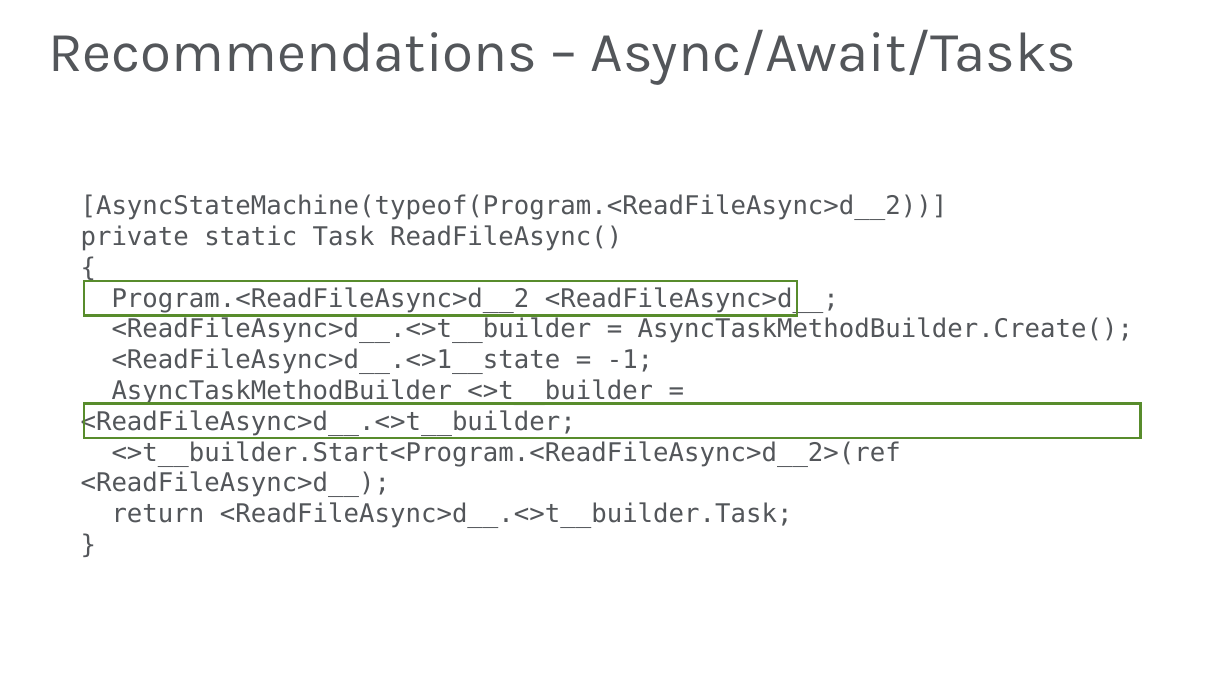
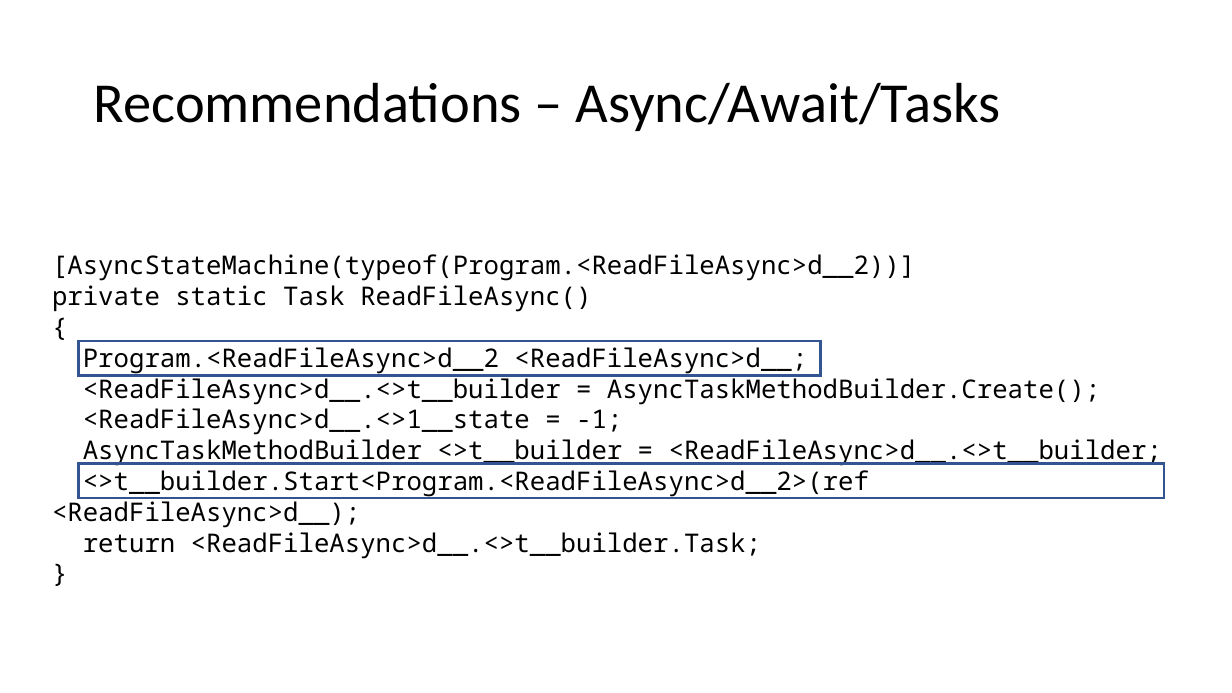
Before and after one commit to JasonBock/Presentations, a slide deck: slide 31 of Concurrent Programming in .NET.pptx. Drawn at 1232x693 pixels with LibreOffice and Linux fonts; fonts in the diff are those of the drawing; background and template pictures are left out. Boxes give left, top, right and bottom in pixels: in the first picture for what was removed or moved away, otherwise in the second. Text is boxed around its words. In the diff, an @@ line names an element or a change of style, - is before the commit and + after.

```diff
--- a/Concurrent Programming in .NET.pptx
+++ b/Concurrent Programming in .NET.pptx
@@ title "Recommendations – Async/Await/Tasks": place and size @@
-title "Recommendations – Async/Await/Tasks" at box(48, 29, 1077, 85)
+title "Recommendations – Async/Await/Tasks" at box(94, 82, 1000, 131)
@@ title "Recommendations – Async/Await/Tasks" at box(94, 82, 1000, 131): font Karla to Calibri, text colour #53565A to #000000 @@
@@ text "[AsyncStateMachine(typeof(Program.<ReadFileAsync>d__2))]": place and size @@
-text "[AsyncStateMachine(typeof(Program.<ReadFileAsync>d__2))]" at box(81, 194, 1133, 528)
+text "[AsyncStateMachine(typeof(Program.<ReadFileAsync>d__2))]" at box(52, 254, 1162, 559)
@@ text "[AsyncStateMachine(typeof(Program.<ReadFileAsync>d__2))]" at box(52, 254, 1162, 559): font DejaVu Sans Mono to Noto Sans Mono, text colour #53565A to #000000 @@
@@ rectangle at box(79, 341, 821, 376): outline #598D2C 2 pt to #325491 2 pt @@
@@ rectangle: place and size @@
-rectangle at box(84, 281, 798, 316)
+rectangle at box(79, 341, 821, 376)
@@ rectangle: place and size @@
-rectangle at box(84, 403, 1141, 438)
+rectangle at box(79, 463, 1165, 498)
@@ rectangle at box(79, 463, 1165, 498): outline #598D2C 2 pt to #325491 2 pt @@
```
Also in this commit, not shown: 51 other slides changed, 3 slides added, 4 slides removed.
